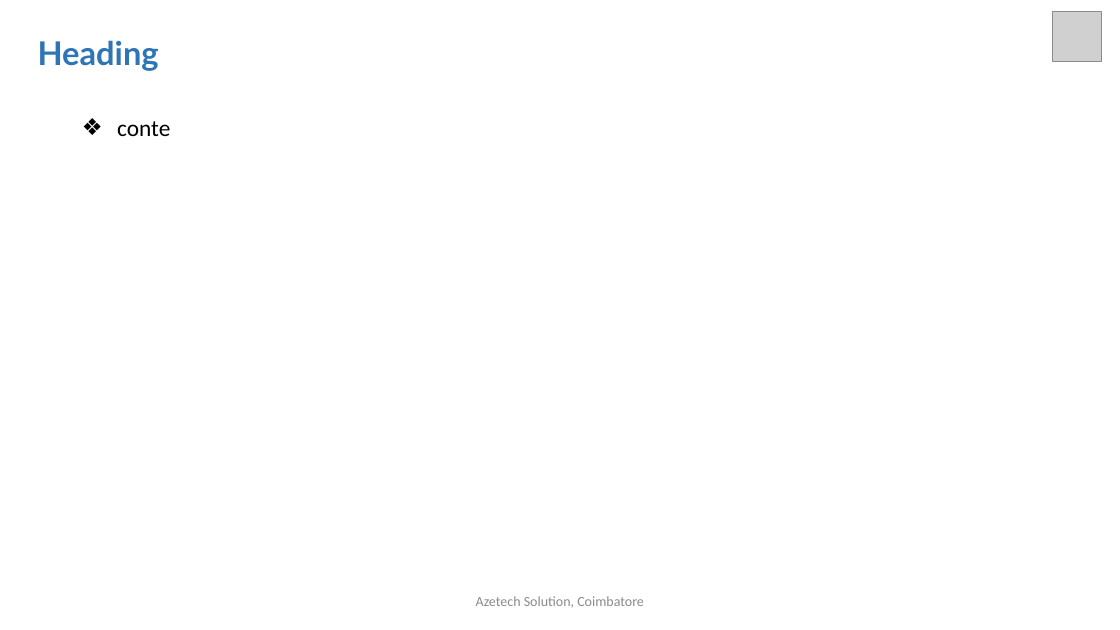
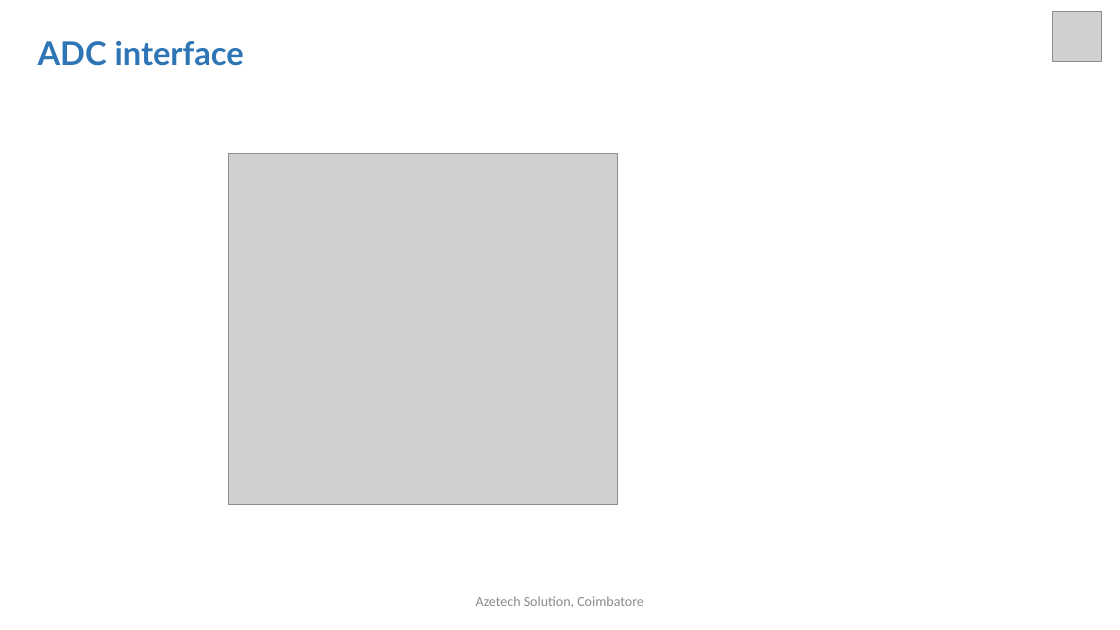
Before and after one commit to arulnelson/AZETECH-CLASS-NOTES, a slide deck: slide 14 of STM32_DOCS/STM32_ADC.pptx. Drawn at 1120x630 pixels with LibreOffice and Linux fonts; fonts in the diff are those of the drawing; grey boxes stand for pictures. Boxes give left, top, right and bottom in pixels: in the first picture for what was removed or moved away, otherwise in the second. Text is boxed around its words. In the diff, an @@ line names an element or a change of style, - is before the commit and + after.

```diff
--- a/STM32_DOCS/STM32_ADC.pptx
+++ b/STM32_DOCS/STM32_ADC.pptx
@@ text at bbox=[38, 41, 244, 66]: text changed @@
-Heading
+ADC interface
@@ text removed at bbox=[117, 121, 170, 136] @@
-❖ conte
@@ picture added at bbox=[229, 154, 617, 505] @@
```
Also in this commit, not shown: 2 other slides changed, 1 slide removed.
